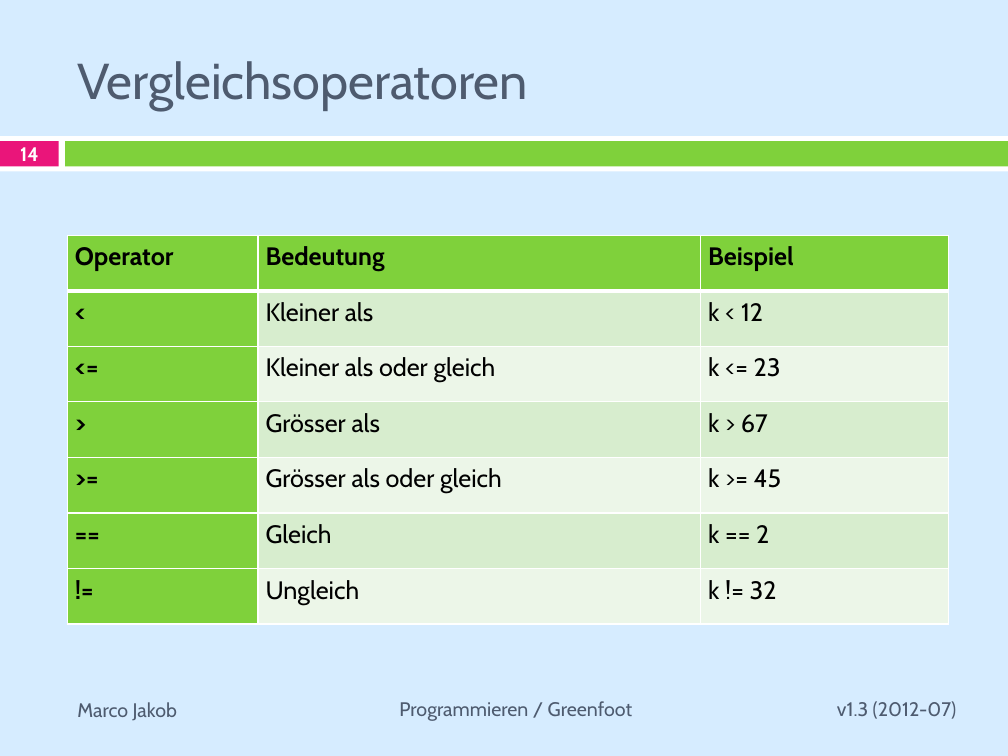
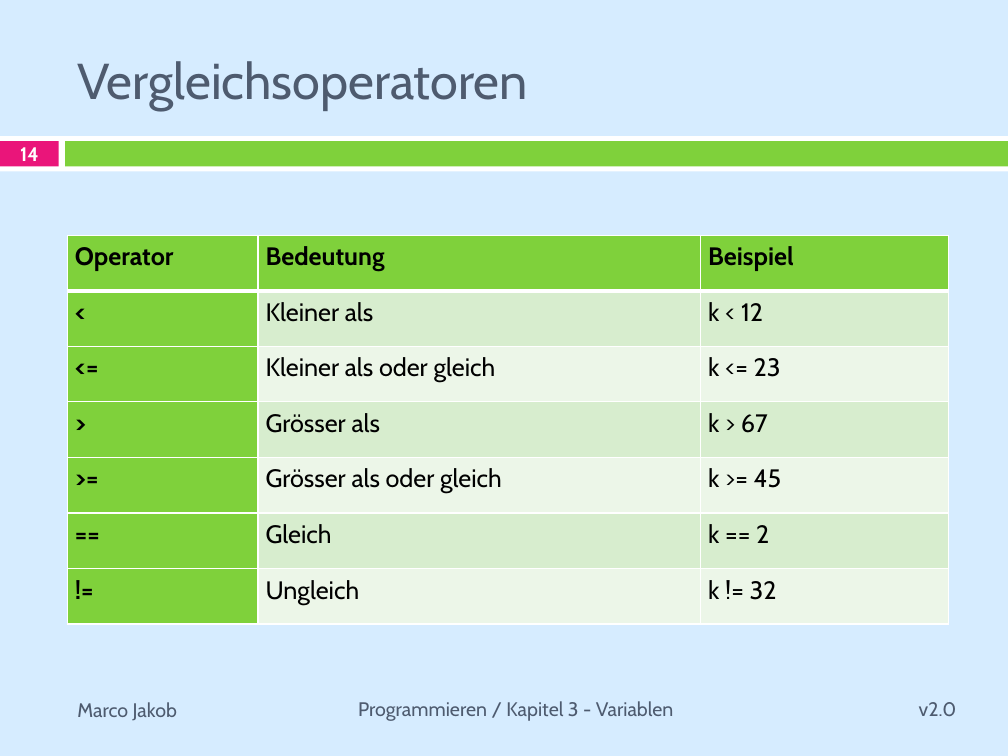
Before and after one commit to marcojakob/greenfoot-kara, a slide deck: slide 14 of presentations-de/praesentation-04-kapitel-3-variablen.pptx. Drawn at 1008x756 pixels with LibreOffice and Linux fonts; fonts in the diff are those of the drawing. Boxes give left, top, right and bottom in pixels: in the first picture for what was removed or moved away, otherwise in the second. Text is boxed around its words. In the diff, an @@ line names an element or a change of style, - is before the commit and + after.

```diff
--- a/presentations-de/praesentation-04-kapitel-3-variablen.pptx
+++ b/presentations-de/praesentation-04-kapitel-3-variablen.pptx
@@ text at <box>358,701,674,721</box>: text changed @@
-Programmieren / Greenfoot
+Programmieren / Kapitel 3 - Variablen
@@ text at <box>919,702,957,716</box>: text changed @@
-v1.3 (2012-07)
+v2.0
```
Also in this commit, not shown: 21 other slides changed, 6 other files.
